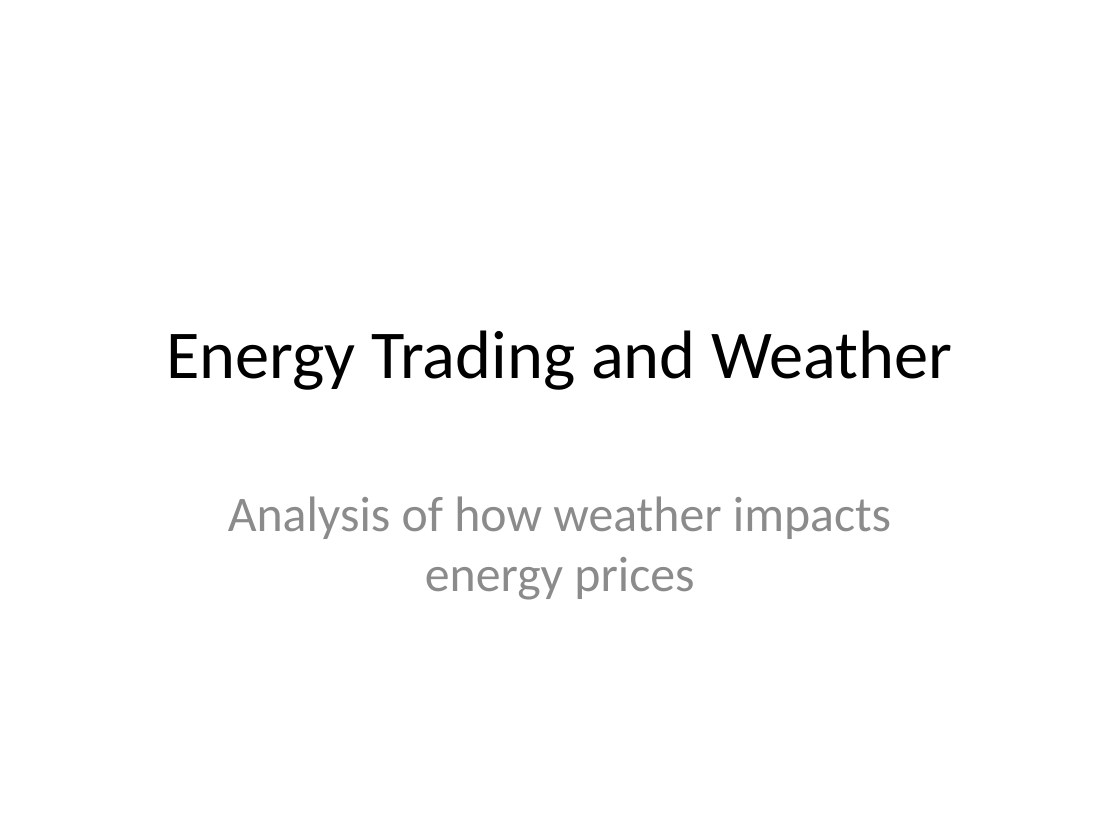
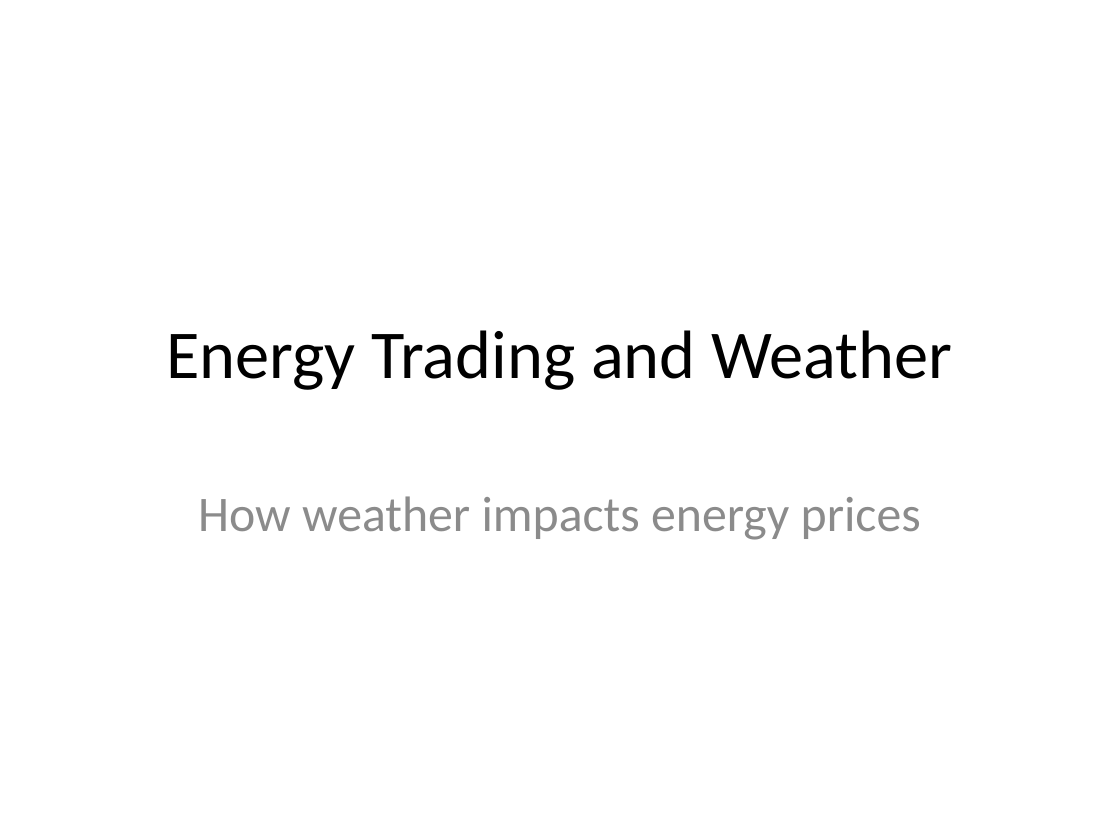
Before and after one commit to quantbin/xpl, a slide deck: slide 1 of energy.pptx. Drawn at 1120x840 pixels with LibreOffice and Linux fonts; fonts in the diff are those of the drawing. Boxes give left, top, right and bottom in pixels: in the first picture for what was removed or moved away, otherwise in the second. Text is boxed around its words. In the diff, an @@ line names an element or a change of style, - is before the commit and + after.

```diff
--- a/energy.pptx
+++ b/energy.pptx
@@ subtitle at (198,496,921,540): text changed @@
-Analysis of how weather impacts energy prices
+How weather impacts energy prices
```
Also in this commit, not shown: 10 other slides changed, 9 slides added.
